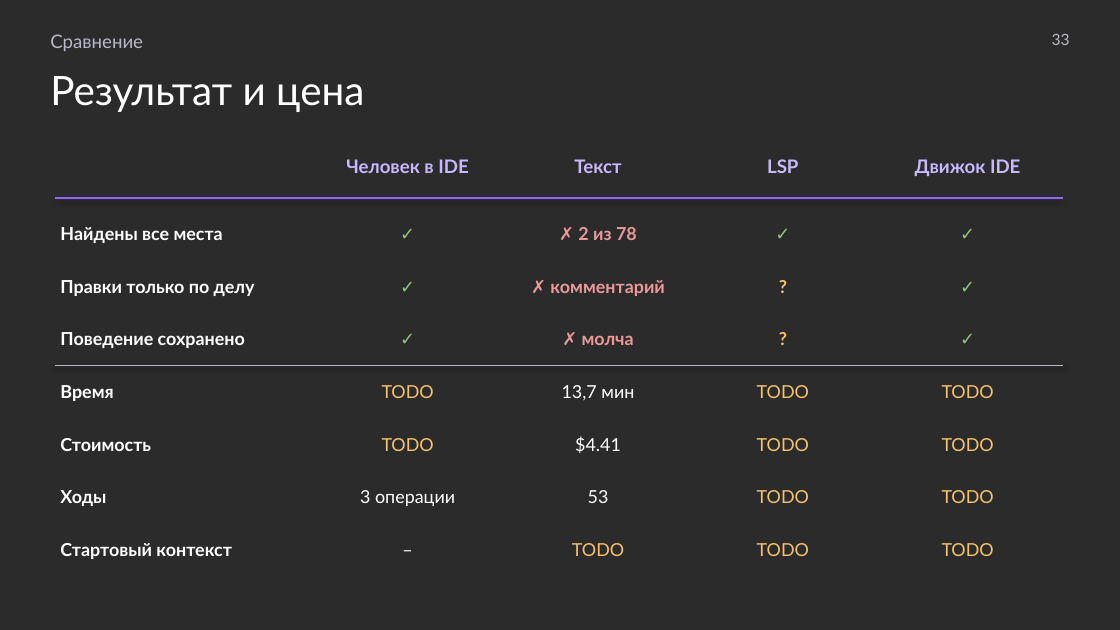
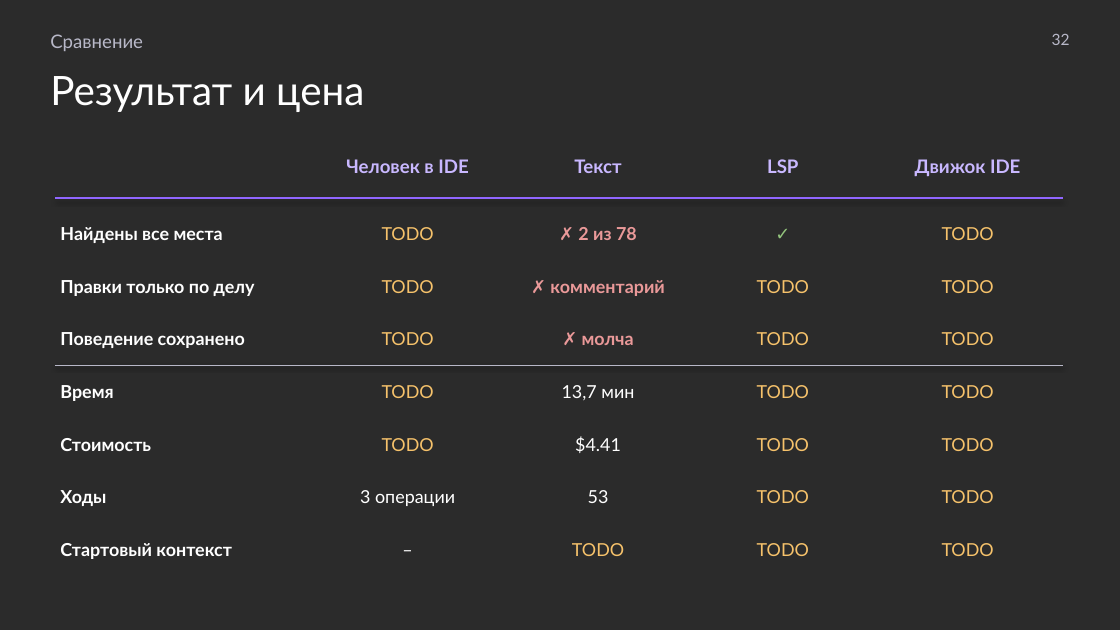
Before and after one commit to MchKosticyn/ide-refactoring-in-ai-agents, a slide deck: slide 32 of Доклад_ Рефакторинг в ИИ-агентах.pptx (slide 33 before the commit). Drawn at 1120x630 pixels with LibreOffice and Linux fonts; fonts in the diff are those of the drawing; background and template pictures are left out; a plain dark background stands for a picture behind light text. Boxes give left, top, right and bottom in pixels: in the first picture for what was removed or moved away, otherwise in the second. Text is boxed around its words. In the diff, an @@ line names an element or a change of style, - is before the commit and + after.

Commit message:
Presentation after review: one-tier plan slides, single case slide, metrics strip on every run, LSP pros/cons, protocol-level wording, dry copy; sync plan

```diff
--- a/Доклад_ Рефакторинг в ИИ-агентах.pptx
+++ b/Доклад_ Рефакторинг в ИИ-агентах.pptx
@@ text at (1052, 34, 1070, 45): text changed @@
-33
+32
@@ text at (382, 227, 434, 240): text changed; text colour #93C47D to #F6C26B; bold off @@
-✓
+TODO
@@ text at (942, 227, 994, 240): text changed; text colour #93C47D to #F6C26B; bold off @@
-✓
+TODO
@@ text at (382, 280, 434, 293): text changed; text colour #93C47D to #F6C26B; bold off @@
-✓
+TODO
@@ text at (757, 280, 809, 293): text changed; bold off @@
-?
+TODO
@@ text at (942, 280, 994, 293): text changed; text colour #93C47D to #F6C26B; bold off @@
-✓
+TODO
@@ text at (382, 332, 434, 345): text changed; text colour #93C47D to #F6C26B; bold off @@
-✓
+TODO
@@ text at (757, 332, 809, 345): text changed; bold off @@
-?
+TODO
@@ text at (942, 332, 994, 345): text changed; text colour #93C47D to #F6C26B; bold off @@
-✓
+TODO
```
Also in this commit, not shown: 28 other slides changed, 8 slides added, 9 slides removed, 2 other files.
